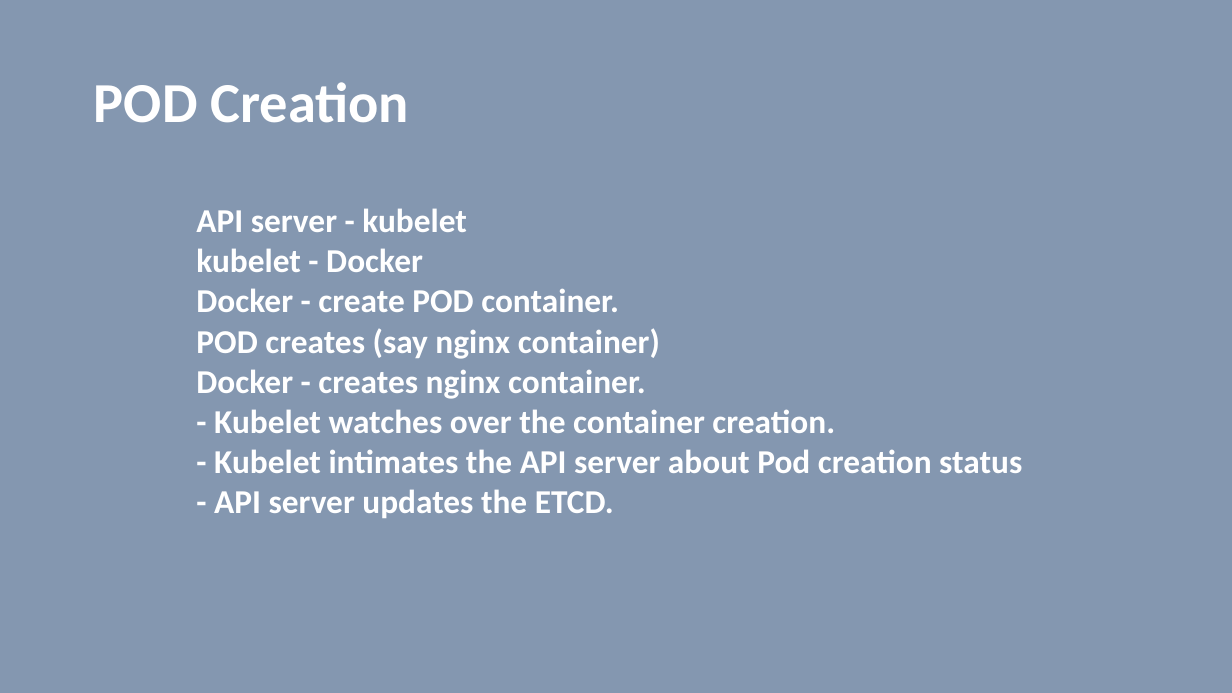
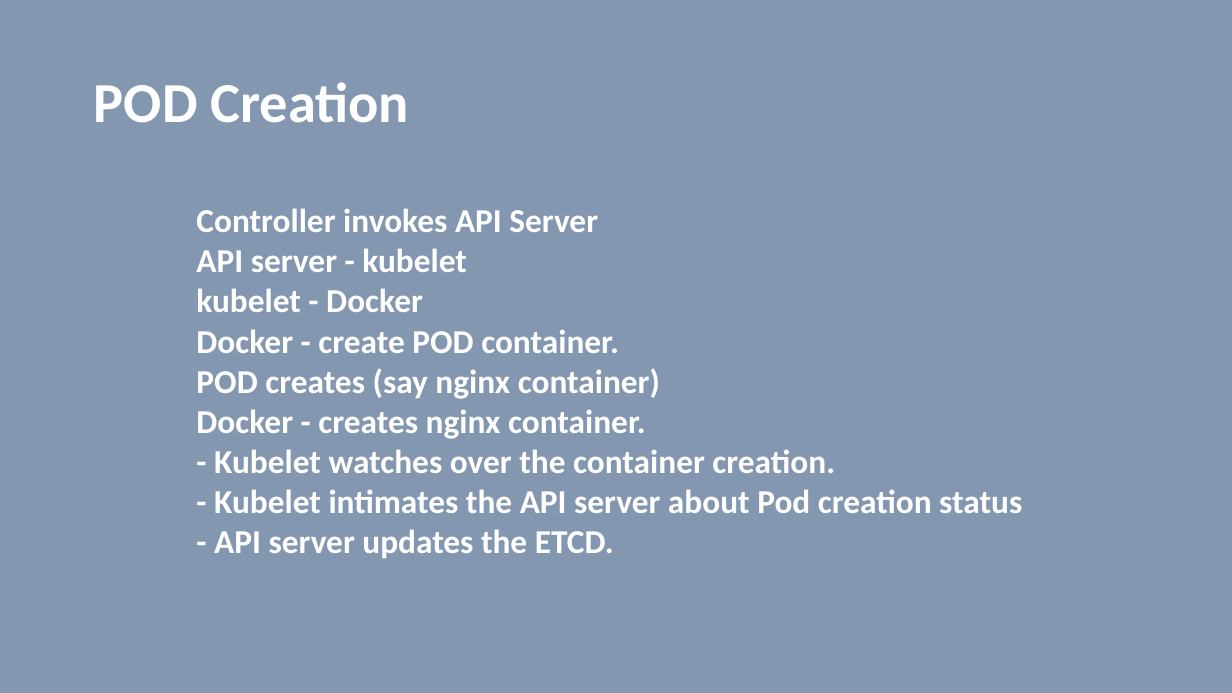
Before and after one commit to vilasvarghese/docker-k8s, a slide deck: slide 32 of notes/day4/4thDay.pptx (slide 31 before the commit). Drawn at 1232x693 pixels with LibreOffice and Linux fonts; fonts in the diff are those of the drawing. Boxes give left, top, right and bottom in pixels: in the first picture for what was removed or moved away, otherwise in the second. Text is boxed around its words. In the diff, an @@ line names an element or a change of style, - is before the commit and + after.

```diff
--- a/notes/day4/4thDay.pptx
+++ b/notes/day4/4thDay.pptx
@@ text at bbox=[196, 208, 598, 232]: paragraph added @@
+Controller invokes API Server
```
Also in this commit, not shown: 6 other slides changed, 2 slides added, 19 other files.
